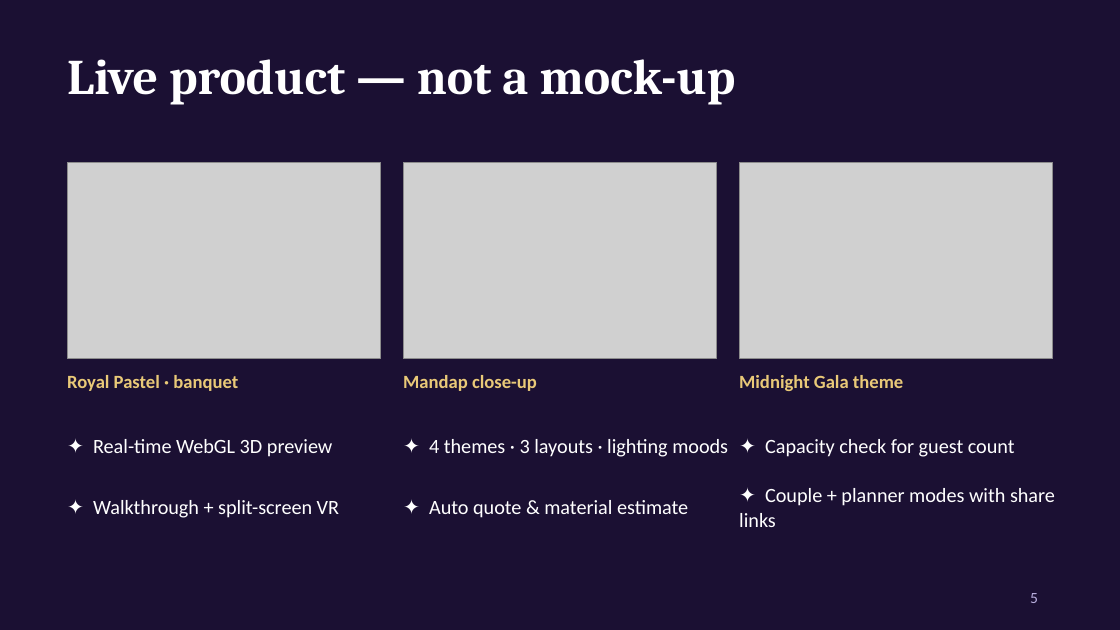
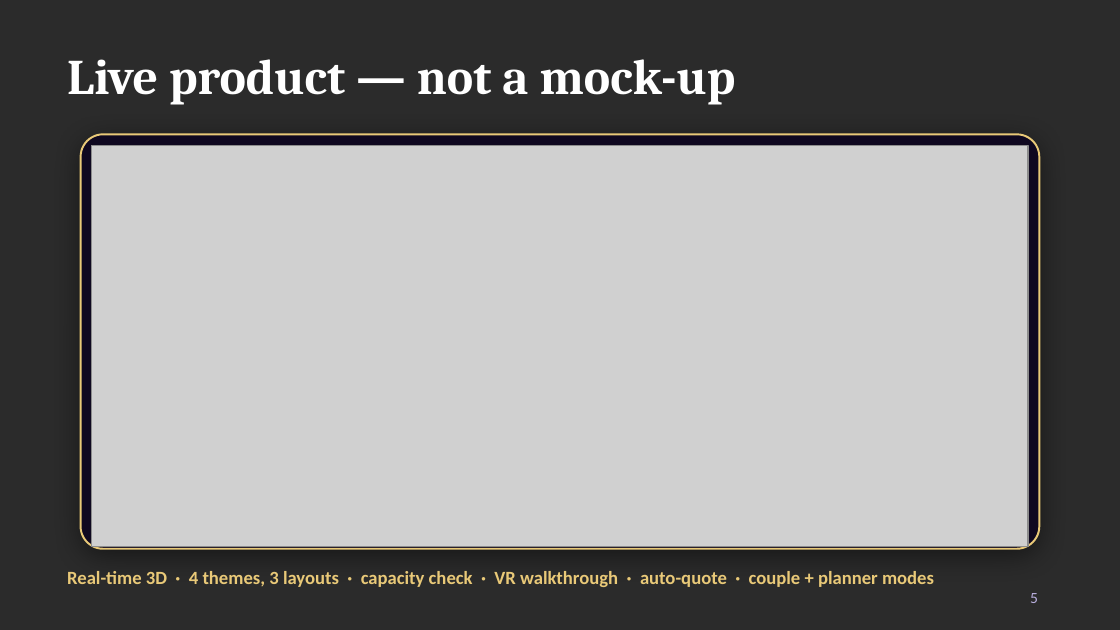
Before and after one commit to vaibhavdave/weddingplanner, a slide deck: slide 5 of pitch/WedVerse_AI_Shark_Tank_Pitch.pptx. Drawn at 1120x630 pixels with LibreOffice and Linux fonts; fonts in the diff are those of the drawing; grey boxes stand for pictures; background and template pictures are left out; a plain dark background stands for a picture behind light text. Boxes give left, top, right and bottom in pixels: in the first picture for what was removed or moved away, otherwise in the second. Text is boxed around its words. In the diff, an @@ line names an element or a change of style, - is before the commit and + after.

```diff
--- a/pitch/WedVerse_AI_Shark_Tank_Pitch.pptx
+++ b/pitch/WedVerse_AI_Shark_Tank_Pitch.pptx
@@ background #1B1033 to picture (left out) @@
@@ rounded rectangle added at box(81, 134, 1039, 549), fill #0F0820, outline #E9C978 1.25 pt @@
@@ picture added at box(92, 146, 1028, 547) @@
@@ picture removed at box(67, 162, 381, 358) @@
@@ picture removed at box(403, 162, 717, 358) @@
@@ picture removed at box(739, 162, 1053, 358) @@
@@ text removed at box(67, 375, 238, 391) @@
-Royal Pastel · banquet
@@ text removed at box(403, 375, 537, 391) @@
-Mandap close-up
@@ text removed at box(739, 375, 903, 391) @@
-Midnight Gala theme
@@ text removed at box(93, 439, 332, 457) @@
-✦ Real-time WebGL 3D preview
@@ text removed at box(429, 439, 728, 457) @@
-✦ 4 themes · 3 layouts · lighting moods
@@ text removed at box(765, 439, 1015, 457) @@
-✦ Capacity check for guest count
@@ text removed at box(93, 500, 339, 518) @@
-✦ Walkthrough + split-screen VR
@@ text removed at box(429, 500, 688, 518) @@
-✦ Auto quote & material estimate
@@ text removed at box(739, 488, 1055, 527) @@
-✦ Couple + planner modes with share links
@@ text added at box(67, 571, 934, 587), 12 pt, text #E9C978, bold @@
+Real-time 3D · 4 themes, 3 layouts · capacity check · VR walkthrough · auto-quote · couple + planner modes
```
Also in this commit, not shown: 11 other slides changed, 1 slide added, 26 other files.
